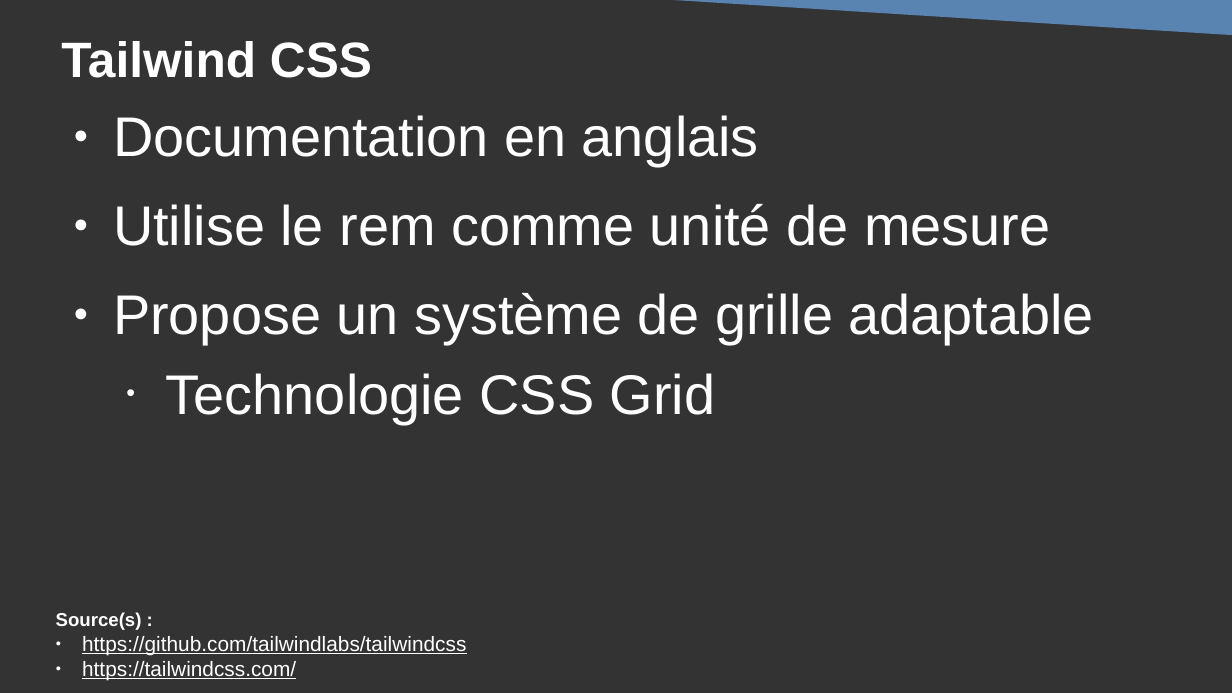
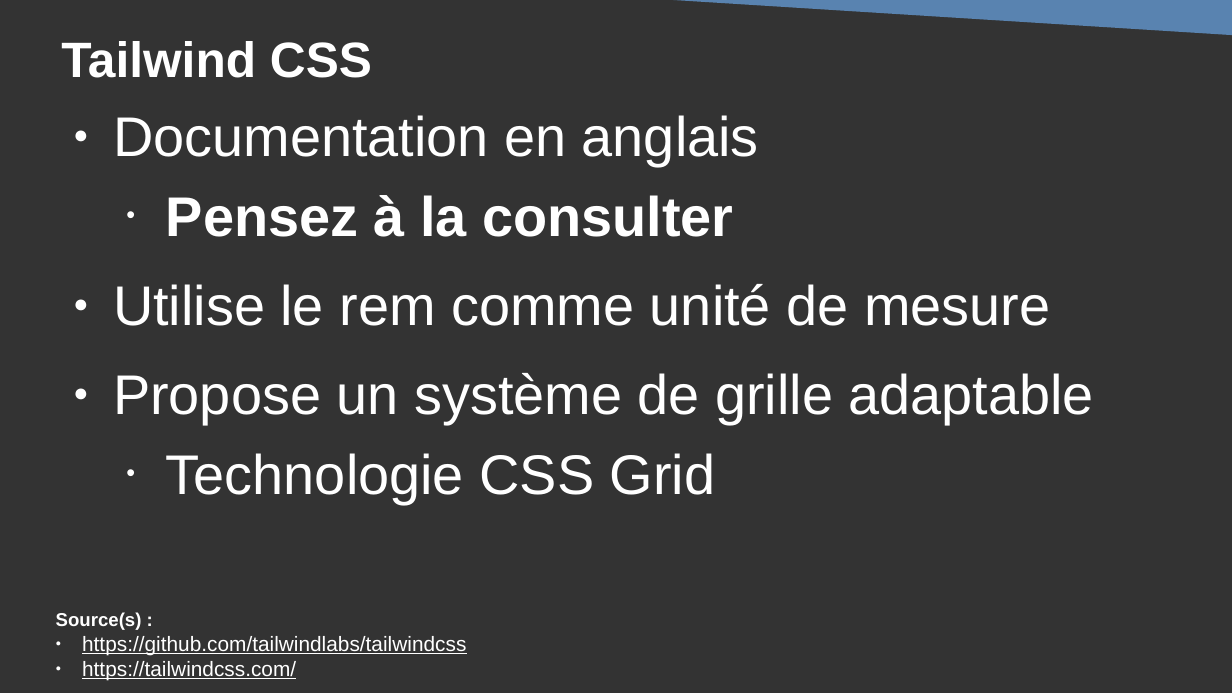
Before and after one commit to DanYellow/cours, a slide deck: slide 11 of integration-web-s2/travaux-pratiques/numero-4/presentation.odp. Drawn at 1232x693 pixels with LibreOffice and Linux fonts; fonts in the diff are those of the drawing. Boxes give left, top, right and bottom in pixels: in the first picture for what was removed or moved away, otherwise in the second. Text is boxed around its words. In the diff, an @@ line names an element or a change of style, - is before the commit and + after.

Commit message:
R2.12 - Update tailwindcss course

```diff
--- a/integration-web-s2/travaux-pratiques/numero-4/presentation.odp
+++ b/integration-web-s2/travaux-pratiques/numero-4/presentation.odp
@@ text at box(166, 195, 733, 237): paragraph added @@
+  • Pensez à la consulter
```
Also in this commit, not shown: 13 other slides changed, 1 slide added, 1 slide removed, 2 other files.
